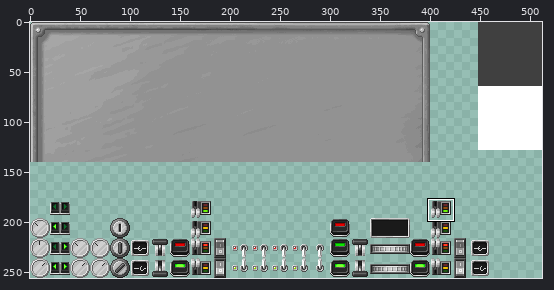
Two versions of one sprite sheet, mccore/src/main/resources/assets/mts/textures/guis/panel.png. The first picture is a wide view before the edit; the outline marks the close-up.
Close-up. First the earlier version:
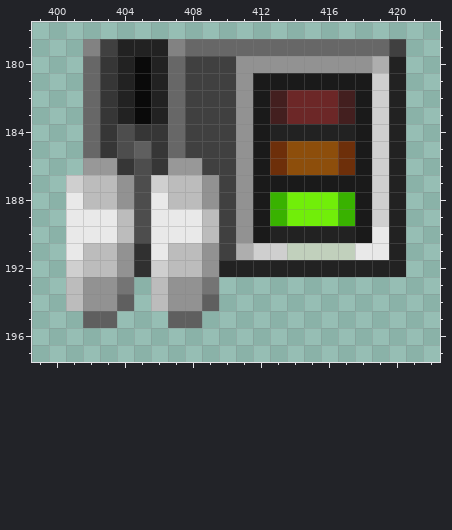
The file is 512x256 pixels. Pixels under 10% opacity are left out. Colours within 5 levels of each other are drawn and written as one. Shown: x 399..422, y 178..197. The commit also changed other parts of the picture, which this record leaves out.
After the commit:
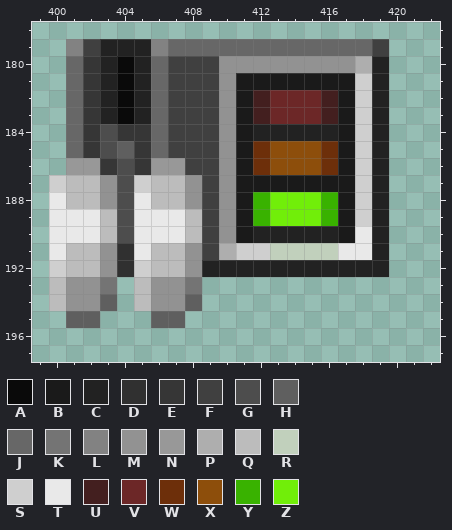
Palette (. is transparent): A #0a0a0a  B #1a1a1a  C #222222  D #303030  E #363636  F #404040  G #4d4d4d  H #5f5f5f  J #676767  K #747474  L #828282  M #929292  N #989898  P #aeaeae  Q #bcbcbc  R #c1d0bc  S #cfcfcf  T #e9e9e9  U #431f1f  V #6c2727  W #6d2f0a  X #8d4e0b  Y #39b200  Z #71ee09
What changed:
y 179: x 401..403 .LF -> LFC; x 406..407 CL -> LJ; x 419..420 JF -> F.
y 180: x 401..407 .JECACJ -> JECACJF; x 410 F -> M; x 418..420 MPC -> PC.
y 181: x 401..407 .JECACJ -> JECACJF; x 410..411 FM -> MB; x 418..420 BSC -> SC.
y 182..183: x 401..407 .JECACJ -> JECACJF; x 410..413 FMBU -> MBUV; x 416..420 VUBSC -> UBSC.
y 184: x 401..404 .JEG -> JEGE; x 406..407 EJ -> JF; x 410..412 FMB -> MBC; x 417..420 CBSC -> BSC.
y 185: x 401..407 .JEGHEJ -> JEGHEJF; x 410..413 FMBW -> MBWX; x 416..420 XWBSC -> WBSC.
y 186: x 401 . -> N; x 403..406 NEGE -> EGEN; x 408 N -> F; x 410..413 FMBW -> MBWX; x 416..420 XWBSC -> WBSC.
y 187: x 400..401 .S -> SQ; x 403..406 QMGS -> MGSQ; x 408..411 QMFM -> MFMB; x 418..420 BSC -> SC.
y 188: x 400..401 .T -> TQ; x 403..406 QMGT -> MGTQ; x 408..413 QMFMBY -> MFMBYZ; x 416..420 ZYBSC -> YBSC.
y 189: x 400 . -> T; x 403..405 TQG -> QGT; x 408..413 TQFMBY -> QFMBYZ; x 416..420 ZYBSC -> YBSC.
y 190: x 400 . -> T; x 403..405 TQG -> QGT; x 408..412 TQFMB -> QFMBC; x 417..420 CBTC -> BTC.
y 191: x 400..401 .T -> TQ; x 403..406 QMDT -> MDTQ; x 408..411 QMFP -> MFPS; x 413 S -> R; x 417 R -> T; x 419..420 TC -> C.
y 192: x 400..401 .S -> SQ; x 403..406 QMDS -> MDSQ; x 408..409 QM -> MC; x 420 C -> .
y 193: x 400..401 .Q -> QM; x 403..406 MK.Q -> K.QM; x 408..409 MK -> K.
y 194: x 400..401 .Q -> QM; x 403..406 MH.Q -> H.QM; x 408..409 MH -> H.
y 195: x 401 . -> H; x 403 H -> .; x 406 . -> H; x 408 H -> .
Pixel boxes of the changes (left, top, right, bottom) in both close-ups:
changed: (49, 39, 406, 328)
